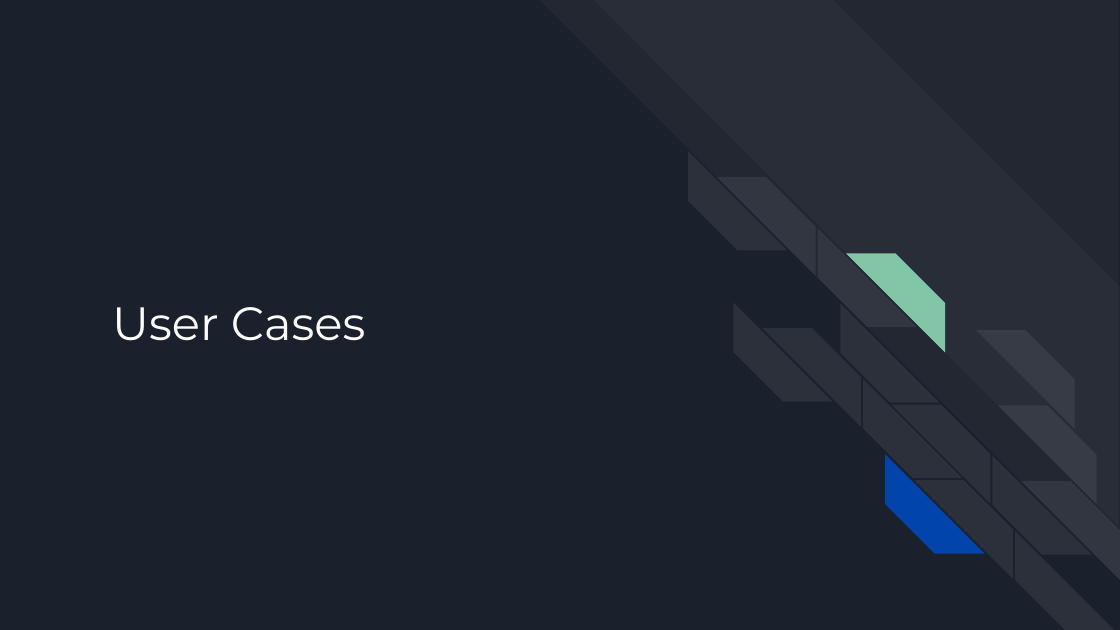
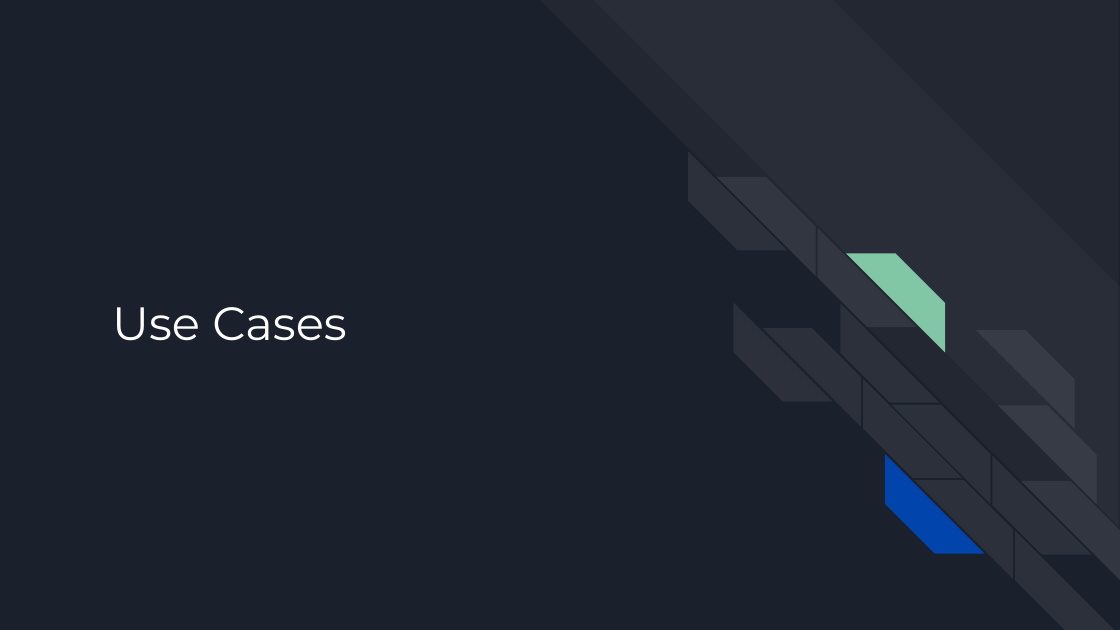
Before and after one commit to ivovi2/SHOUTING-PINWALL, a slide deck: slide 10 of SHOUTING-PINWALL.pptx. Drawn at 1120x630 pixels with LibreOffice and Linux fonts; fonts in the diff are those of the drawing. Boxes give left, top, right and bottom in pixels: in the first picture for what was removed or moved away, otherwise in the second. Text is boxed around its words. In the diff, an @@ line names an element or a change of style, - is before the commit and + after.

```diff
--- a/SHOUTING-PINWALL.pptx
+++ b/SHOUTING-PINWALL.pptx
@@ title at box(112, 307, 346, 341): text changed @@
-User Cases
+Use Cases
```
Also in this commit, not shown: 8 other slides changed.
